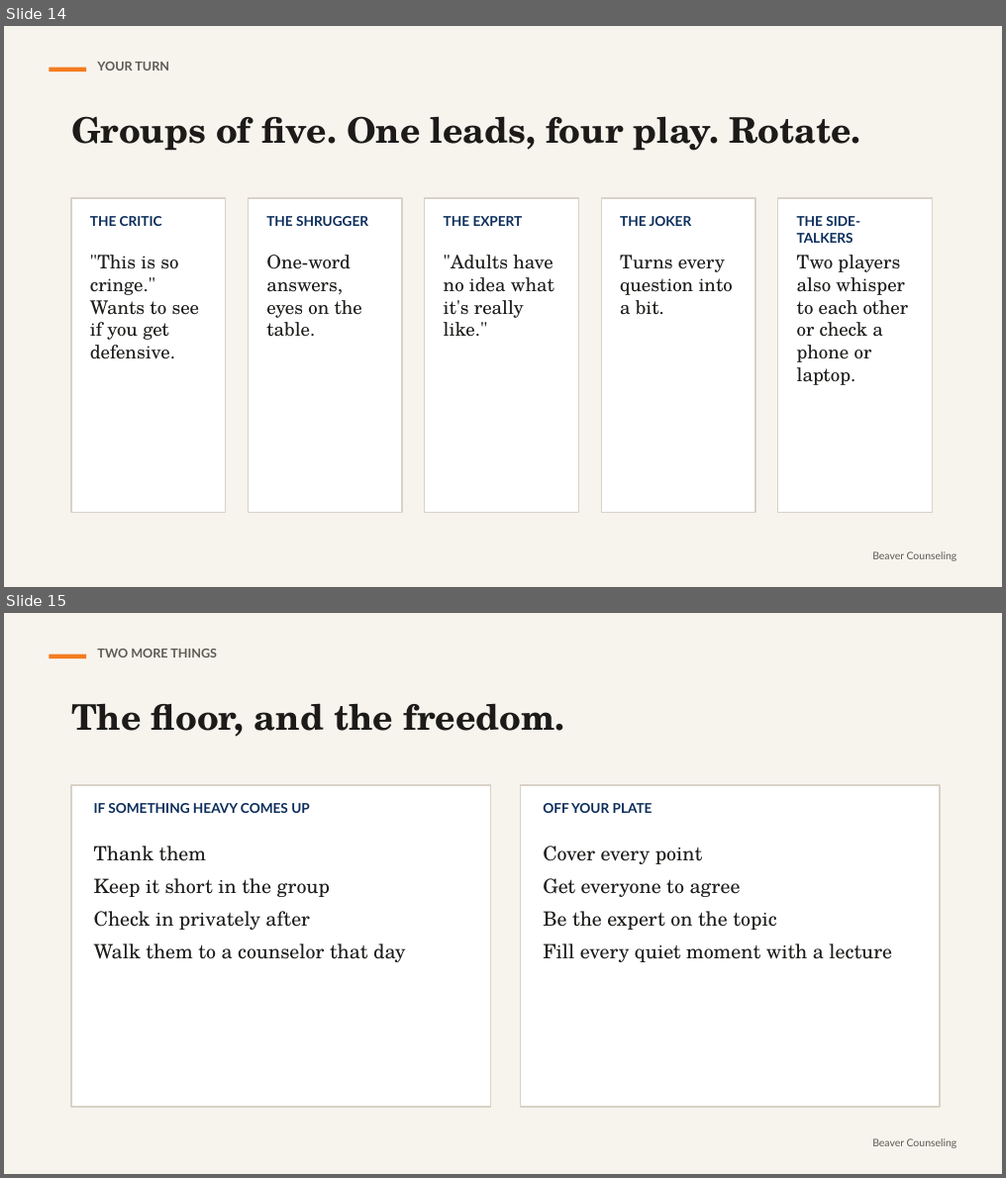
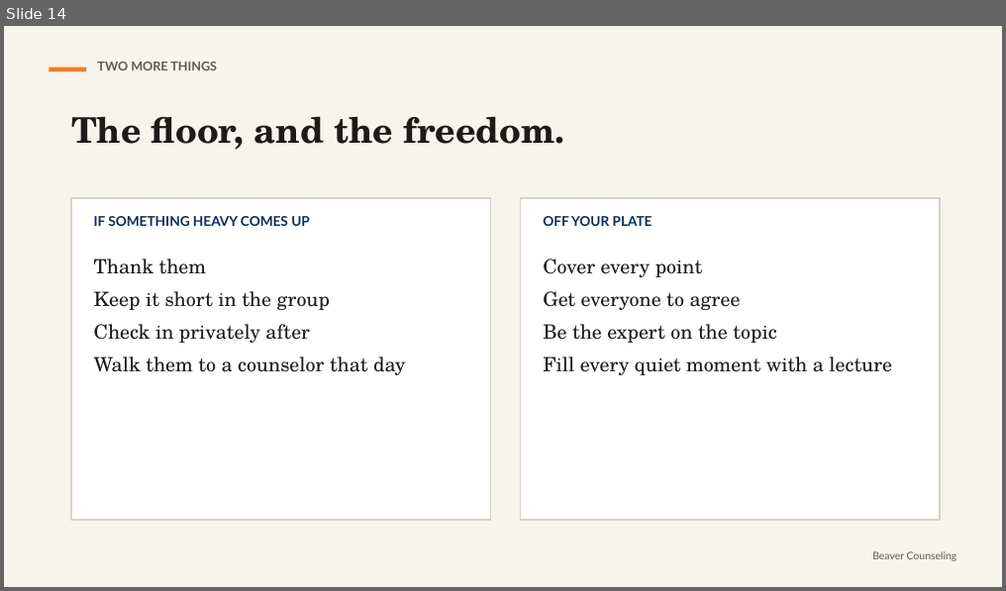
Before and after one commit to rmwtoolkit/bcds-toolkit, a slide deck: decks/less-cringe-more-connection-lesson-v2.pptx. Shown one above the other, each under a label of ours: slides 14 and 15 before the commit, slide 14 after it. The pictures are 1006x1178 and 1006x591 pixels, drawn with LibreOffice and Linux fonts; fonts in the diff are those of the drawing. Boxes give left, top, right and bottom in pixels: in the first picture for what was removed or moved away, otherwise in the second. Text is boxed around its words. In the diff, an @@ line names an element or a change of style, - is before the commit and + after.

Commit message:
Faculty cringe updates

```diff
--- a/decks/less-cringe-more-connection-lesson-v2.pptx
+++ b/decks/less-cringe-more-connection-lesson-v2.pptx
@@ slide 14 removed at (4, 26, 1002, 587), background #F7F4EE @@
@@ rectangle removed at (49, 68, 86, 72) @@
@@ text removed at (97, 62, 169, 71) @@
-YOUR TURN
@@ text removed at (71, 116, 860, 151) @@
-Groups of five. One leads, four play. Rotate.
@@ rectangle removed at (71, 198, 226, 513) @@
@@ rectangle removed at (249, 198, 402, 513) @@
@@ rectangle removed at (425, 198, 579, 513) @@
@@ rectangle removed at (601, 198, 755, 513) @@
@@ rectangle removed at (778, 198, 933, 513) @@
@@ text removed at (90, 216, 162, 226) @@
-THE CRITIC
@@ text removed at (266, 216, 368, 226) @@
-THE SHRUGGER
@@ text removed at (444, 216, 523, 226) @@
-THE EXPERT
@@ text removed at (620, 216, 692, 226) @@
-THE JOKER
@@ text removed at (797, 216, 860, 243) @@
-THE SIDE-TALKERS
@@ text removed at (90, 255, 200, 360) @@
-"This is so cringe." Wants to see if you get defensive.
@@ text removed at (266, 255, 362, 337) @@
-One-word answers, eyes on the table.
@@ text removed at (444, 255, 554, 337) @@
-"Adults have no idea what it's really like."
@@ text removed at (620, 255, 733, 315) @@
-Turns every question into a bit.
@@ text removed at (797, 255, 909, 385) @@
-Two players also whisper to each other or check a phone or laptop.
@@ text removed at (872, 552, 957, 562) @@
-Beaver Counseling
@@ what was slide 15 is now slide 14 @@
```
Also in this commit, not shown: 2 slides changed, 1 slide added, 1 other slide removed, 3 other files.
